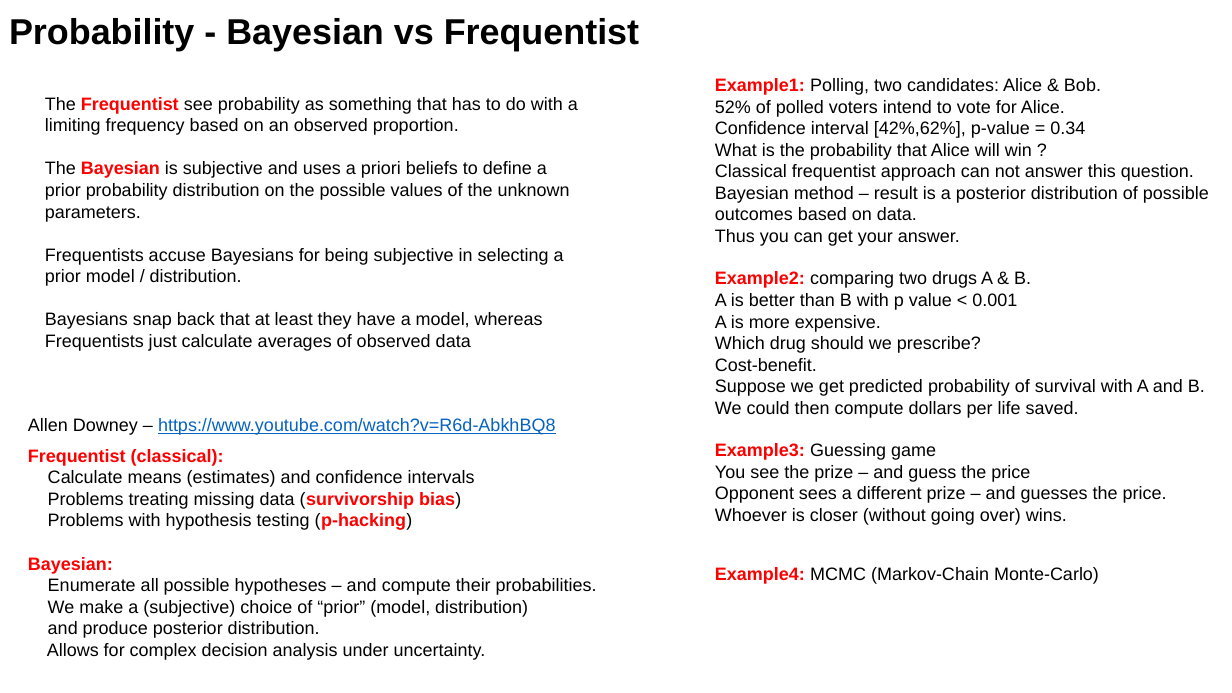
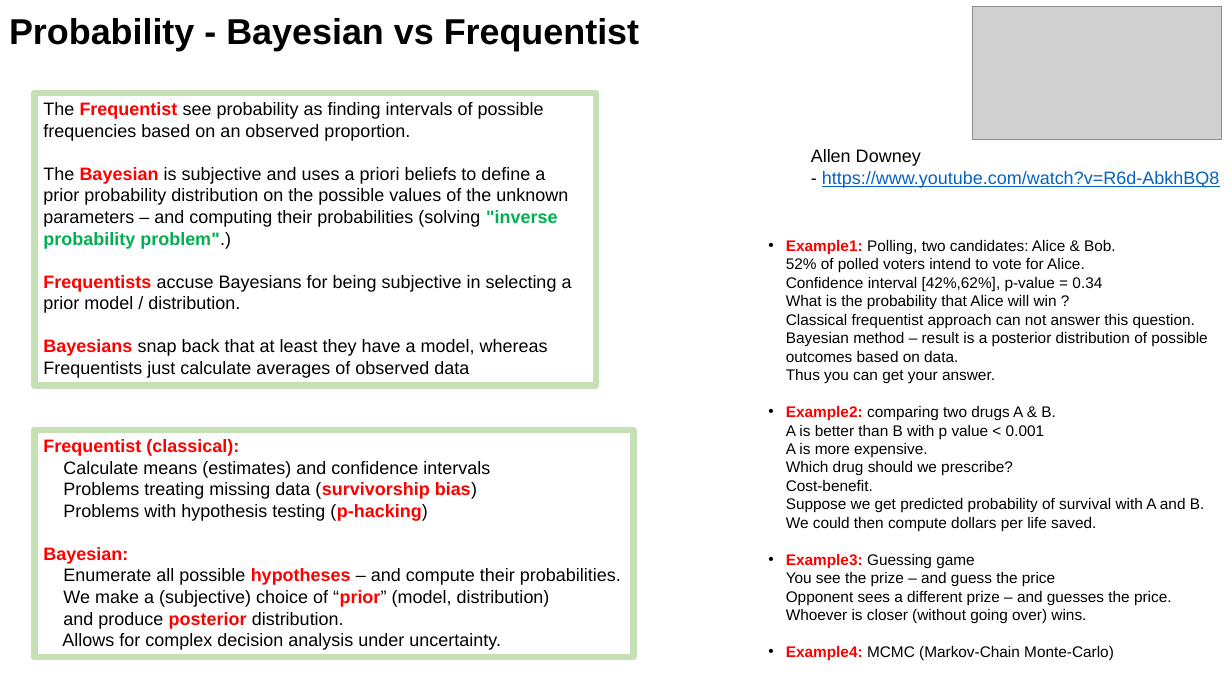
Before and after one commit to lselector/ml_ai_doc, a slide deck: slide 4 of Bayes_Bayesian.pptx (slide 6 before the commit). Drawn at 1232x693 pixels with LibreOffice and Linux fonts; fonts in the diff are those of the drawing; grey boxes stand for pictures. Boxes give left, top, right and bottom in pixels: in the first picture for what was removed or moved away, otherwise in the second. Text is boxed around its words. In the diff, an @@ line names an element or a change of style, - is before the commit and + after.

Commit message:
updated Bayes_Bayesian

```diff
--- a/Bayes_Bayesian.pptx
+++ b/Bayes_Bayesian.pptx
@@ picture added at (973, 6, 1222, 139) @@
@@ rectangle "The Frequentist see probability as ..." at (34, 93, 596, 385): outline none to #C5E0B4 5 pt @@
@@ rectangle "The Frequentist see probability as ...": place and size @@
-rectangle "The Frequentist see probability as ..." at (45, 97, 578, 351)
+rectangle "The Frequentist see probability as ..." at (34, 93, 596, 385)
@@ text in rectangle at (43, 102, 568, 249): text changed @@
-The Frequentist see probability as something that has to do with a limiting frequency based on an observed proportion.
-The Bayesian is subjective and uses a priori beliefs to define a prior probability distribution on the possible values of the unknown parameters.
+The Frequentist see probability as finding intervals of possible frequencies based on an observed proportion.
+The Bayesian is subjective and uses a priori beliefs to define a prior probability distribution on the possible values of the unknown parameters – and computing their probabilities (solving "inverse probability problem".)
@@ text at (811, 149, 1219, 188): text changed @@
-Allen Downey – https://www.youtube.com/watch?v=R6d-AbkhBQ8
+Allen Downey
+- https://www.youtube.com/watch?v=R6d-AbkhBQ8
@@ text at (786, 240, 1207, 661): text changed; size 14 to 12 pt @@
-Example1: Polling, two candidates: Alice & Bob.
-52% of polled voters intend to vote for Alice.
-Confidence interval [42%,62%], p-value = 0.34
-What is the probability that Alice will win ?
-Classical frequentist approach can not answer this question.
-Bayesian method – result is a posterior distribution of possible
-outcomes based on data.
-Thus you can get your answer.
+• Example1: Polling, two candidates: Alice & Bob.
+  52% of polled voters intend to vote for Alice.
+  Confidence interval [42%,62%], p-value = 0.34
+  What is the probability that Alice will win ?
+  Classical frequentist approach can not answer this question.
+  Bayesian method – result is a posterior distribution of possible
+  outcomes based on data.
+  Thus you can get your answer.
+• Example2: comparing two drugs A & B.
+  A is better than B with p value < 0.001
+  A is more expensive.
+  Which drug should we prescribe?
+  Cost-benefit.
+  Suppose we get predicted probability of survival with A and B.
+  We could then compute dollars per life saved.
+• Example3: Guessing game
+  You see the prize – and guess the price
+  Opponent sees a different prize – and guesses the price.
+  Whoever is closer (without going over) wins.
+• Example4: MCMC (Markov-Chain Monte-Carlo)
@@ text in rectangle at (43, 275, 572, 378): text colour #000000 to #FF0000, bold on in "Frequentists", "Bayesians" @@
@@ text removed at (715, 271, 1205, 418) @@
-Example2: comparing two drugs A & B.
-A is better than B with p value < 0.001
-A is more expensive.
-Which drug should we prescribe?
-Cost-benefit.
-Suppose we get predicted probability of survival with A and B.
-We could then compute dollars per life saved.
@@ rectangle "Frequentist (classical):": place and size @@
-rectangle "Frequentist (classical):" at (28, 449, 597, 660)
+rectangle "Frequentist (classical):" at (34, 430, 634, 657)
@@ rectangle "Frequentist (classical):" at (34, 430, 634, 657): outline none to #C5E0B4 5 pt @@
@@ text removed at (715, 443, 1167, 525) @@
-Example3: Guessing game
-You see the prize – and guess the price
-Opponent sees a different prize – and guesses the price.
-Whoever is closer (without going over) wins.
@@ text in rectangle at (63, 568, 621, 629): text colour #000000 to #FF0000, bold on in "hypotheses", "“prior”", "posterior" @@
@@ text removed at (715, 567, 1099, 584) @@
-Example4: MCMC (Markov-Chain Monte-Carlo)
```
Also in this commit, not shown: 7 other slides changed, 2 slides added, 1 other file.
